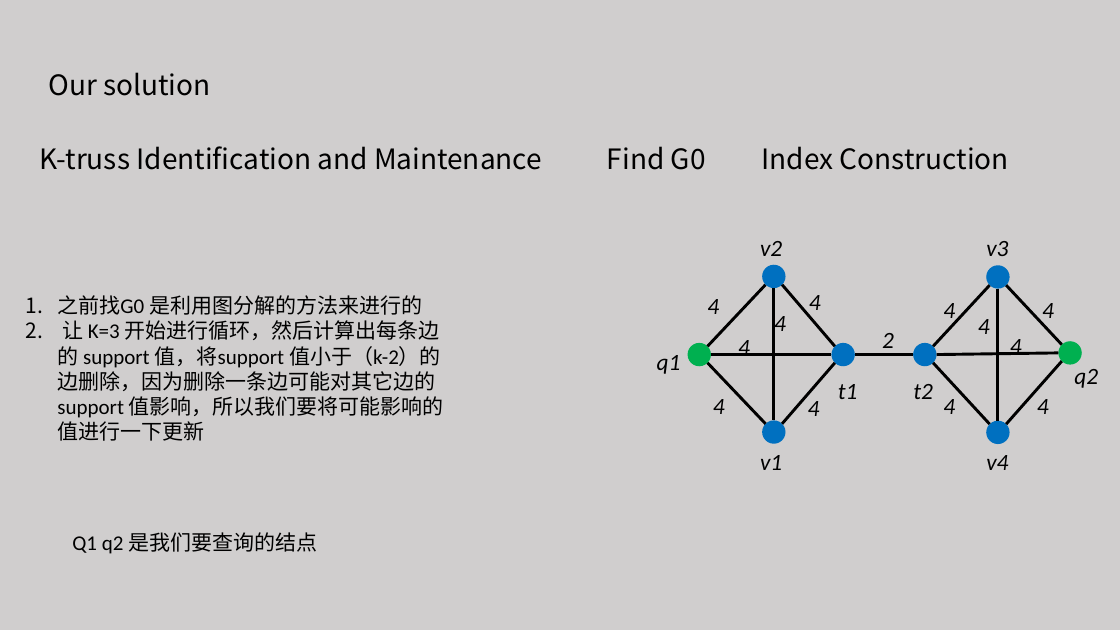
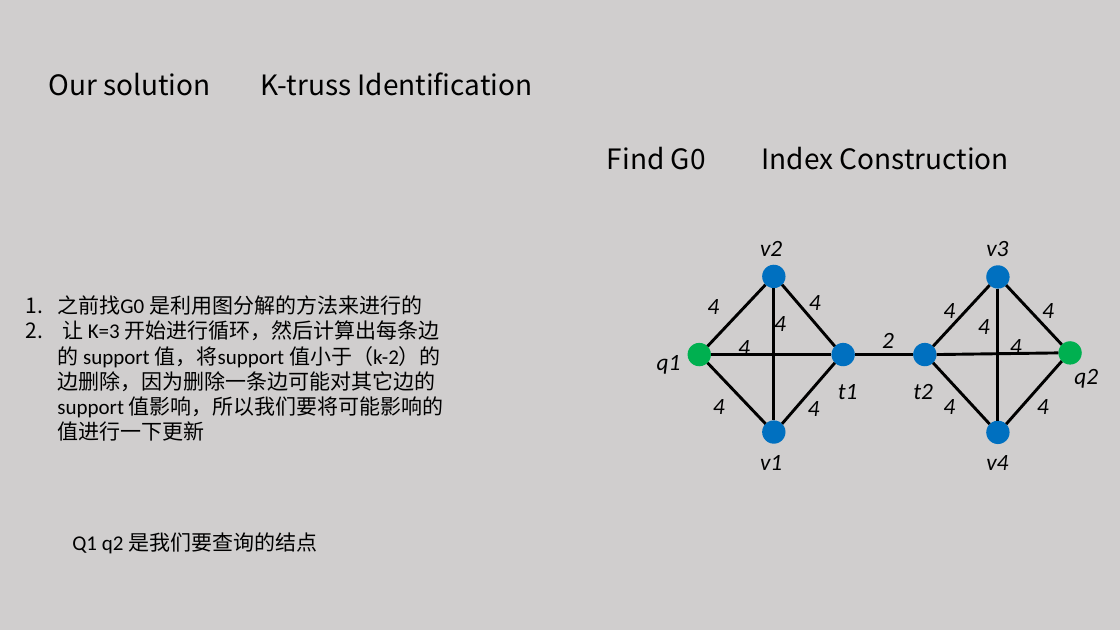
Before and after one commit to tianzhuwei/PPT, a slide deck: slide 9 of Approximate Closest Community Search in Networks.pptx (slide 10 before the commit). Drawn at 1120x630 pixels with LibreOffice and Linux fonts; fonts in the diff are those of the drawing. Boxes give left, top, right and bottom in pixels: in the first picture for what was removed or moved away, otherwise in the second. Text is boxed around its words. In the diff, an @@ line names an element or a change of style, - is before the commit and + after.

```diff
--- a/Approximate Closest Community Search in Networks.pptx
+++ b/Approximate Closest Community Search in Networks.pptx
@@ text at [261,72,533,96]: text changed @@
-K-truss Identification and Maintenance
+K-truss Identification
```
Also in this commit, not shown: 3 other slides changed.
